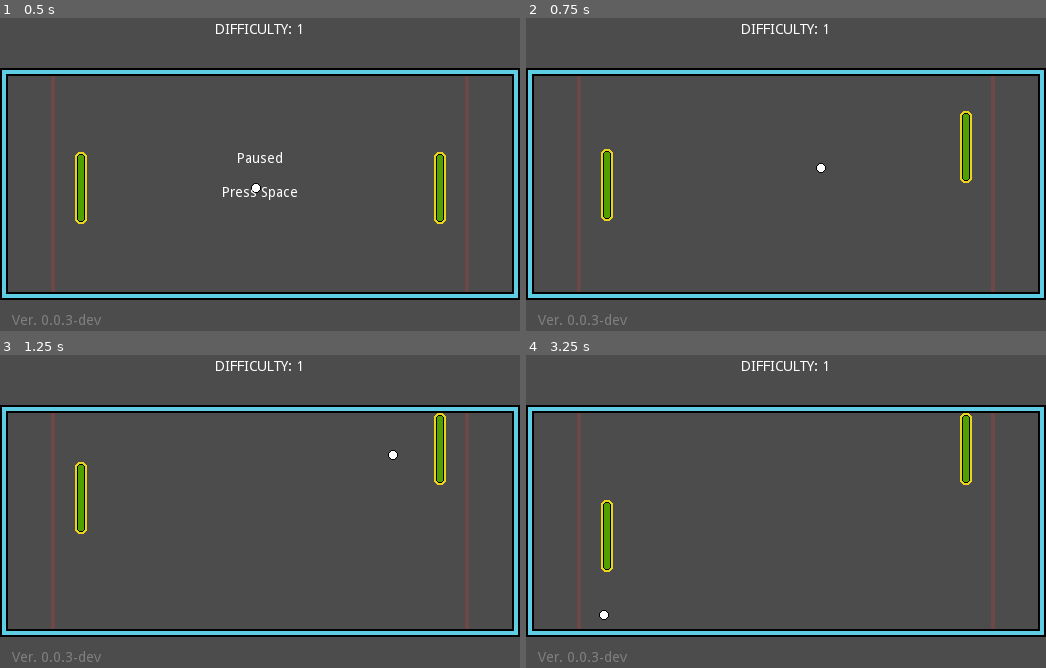
Above: before the commit, frames 1-4 (two rows, left to right).
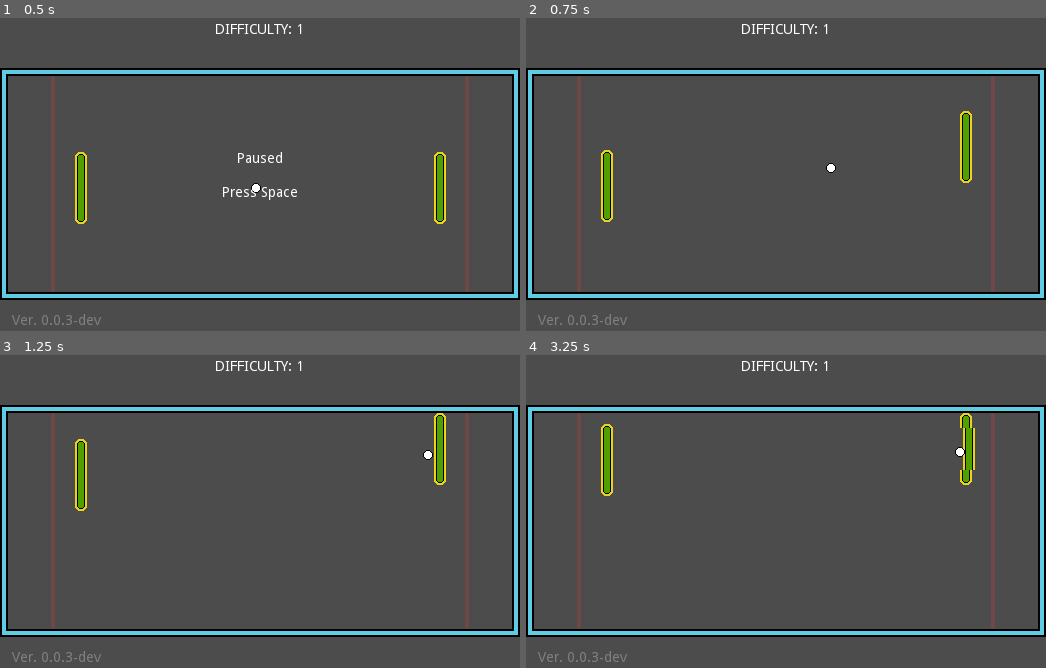
Above: after the commit, the same moments.

Repository: tkshehan/_pong
Game: Godot game, scene res://Game/Game.tscn
Two runs of this game, one before a commit and one after it. Both use one fixed random seed, a clock stepped at 60 frames per second and the inputs below. Sound files missing from this copy of the repository are replaced by a short silence.
Inputs:
- Up to frame 1 (0.5 s): no input
- Up to frame 2 (0.75 s): tap Space (pause) at 0.5 s; hold Up (move_up) from 0.53 s (still down)
- Up to frame 3 (1.25 s): keep holding Up (move_up)
- Up to frame 4 (3.25 s): release Up (move_up) at 1.28 s; hold Down (move_down) 1.28-2.03 s; hold Up (move_up) from 2.03 s (still down)

Frame 1 is identical in both runs. In frame 2, 0.1% of the frame differs, in the area x 14-60%, y 41-66%; in frame 3, 0.5%; in frame 4, 1.4%, in the area x 14-87%, y 22-85%.

Commit message:
fix: ball doesnt align with paddle at high velocities, rebalanced AI and physics around gameflow

Diff:
--- a/Game/Actors/AI_Player.gd
+++ b/Game/Actors/AI_Player.gd
@@ -1,9 +1,6 @@
 extends Paddle
 
 var target = self
-
-func _ready():
-	max_speed = 0
 
 func set_target(_target):
 	target = _target
@@ -17,3 +14,6 @@
 	else:
 		direction.y = 1 if direction_of_target.y > 0 else -1
 	return direction
+
+func get_grip_position():
+	return self.get_global_position().x + 17
--- a/Game/Actors/AI_Player.tscn
+++ b/Game/Actors/AI_Player.tscn
@@ -6,6 +6,4 @@
 [node name="AI_Player" type="Node2D"]
 
 [node name="Paddle" parent="." instance=ExtResource( 1 )]
-rotation = 3.14159
 script = ExtResource( 2 )
-max_speed = 400
--- a/Game/Actors/Paddle.gd
+++ b/Game/Actors/Paddle.gd
@@ -3,7 +3,7 @@
 
 var direction = Vector2(0, 0)
 var velocity = Vector2.ZERO
-const Acceleration = 0.2
+var Acceleration = 0.2
 const Friction = 0.333
 export var max_speed = 300
 onready var fixed_x = get_global_position().x
@@ -39,11 +39,15 @@
 		connected_ball = body
 
 	body.hit_stop()
+	body.set_global_position(Vector2(self.get_grip_position() - 10,body.get_global_position().y))
 	$Sprite.set_frame(1)
-	if abs(body.velocity.x / 2000) > 0.2:
+	if abs(body.velocity.x / 2000) > 0.3:
 		$AudioStreamPlayer.play()
 
 func _on_ball_move():
 	$Sprite.set_frame(0)
 	set_global_position(Vector2(fixed_x, get_global_position().y))
 	$AudioStreamPlayer.stop()
+
+func get_grip_position():
+	return self.get_global_position().x + 4
--- a/Game/Ball.gd
+++ b/Game/Ball.gd
@@ -4,7 +4,7 @@
 var in_net = false
 var waiting_destruction = false
 
-const MAX_VELOCITY = Vector2(2000.0, 200.0)
+const MAX_VELOCITY = Vector2(3000.0, 300.0)
 var min_velocity = Vector2(0,0)
 const MAX_ANGLE = 45.0
 const ACCELERATION = 0.05
@@ -42,7 +42,6 @@
 
 	velocity.y = min(abs(velocity.y), MAX_VELOCITY.y) * y_dir
 	velocity.x = max(abs(velocity.x), min_velocity.x) * x_dir
-	print(velocity.x, " ", min_velocity.x)
 
 func hit_stop():
 	$Timer.wait_time = max(MIN_HITSTOP, abs((velocity.x + velocity.y) / 2000))
@@ -50,6 +49,8 @@
 	set_physics_process(false)
 	var x_dir = 1 if velocity.x > 0 else -1
 	velocity.x = lerp(velocity.x, x_dir * MAX_VELOCITY.x, ACCELERATION)
+	print(x_dir)
+	print(velocity.x)
 
 func _on_Timer_timeout() -> void:
 	set_physics_process(true)
--- a/Game/Game.gd
+++ b/Game/Game.gd
@@ -22,7 +22,8 @@
 
 func spawn_ball() -> void:
 	get_node("Score/HBoxContainer/Label").set_text("Difficulty: " + str(difficulty))
-	$AI_Player/Paddle.max_speed = difficulty * 50
+	$AI_Player/Paddle.Acceleration = 0.05
+	$AI_Player/Paddle.max_speed = 100 + (50 * difficulty)
 
 	current_ball = ball.instance()
 	current_ball.position = Center
--- a/Game/Game.tscn
+++ b/Game/Game.tscn
@@ -148,6 +148,7 @@
 
 [node name="AI_Player" parent="." instance=ExtResource( 4 )]
 position = Vector2( 81, 160 )
+rotation = 3.14159
 
 [node name="Player" parent="." instance=ExtResource( 3 )]
 position = Vector2( 440, 160 )
Not shown, removed: .mono/metadata/ide_server_meta.txt
